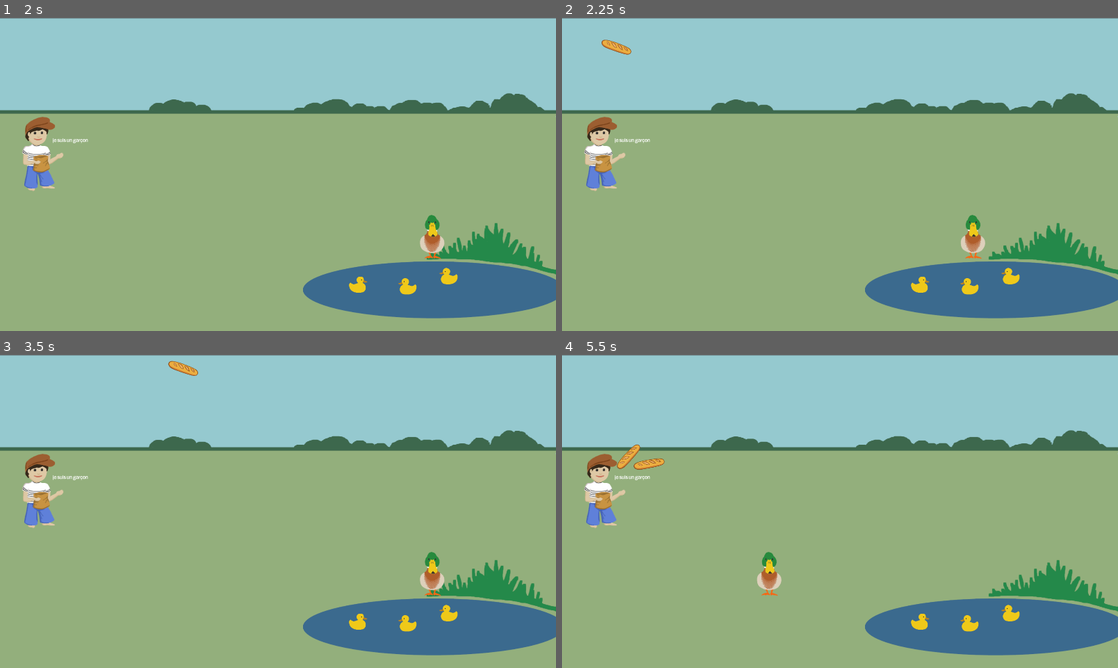
Above: before the commit, frames 1-4 (two rows, left to right).
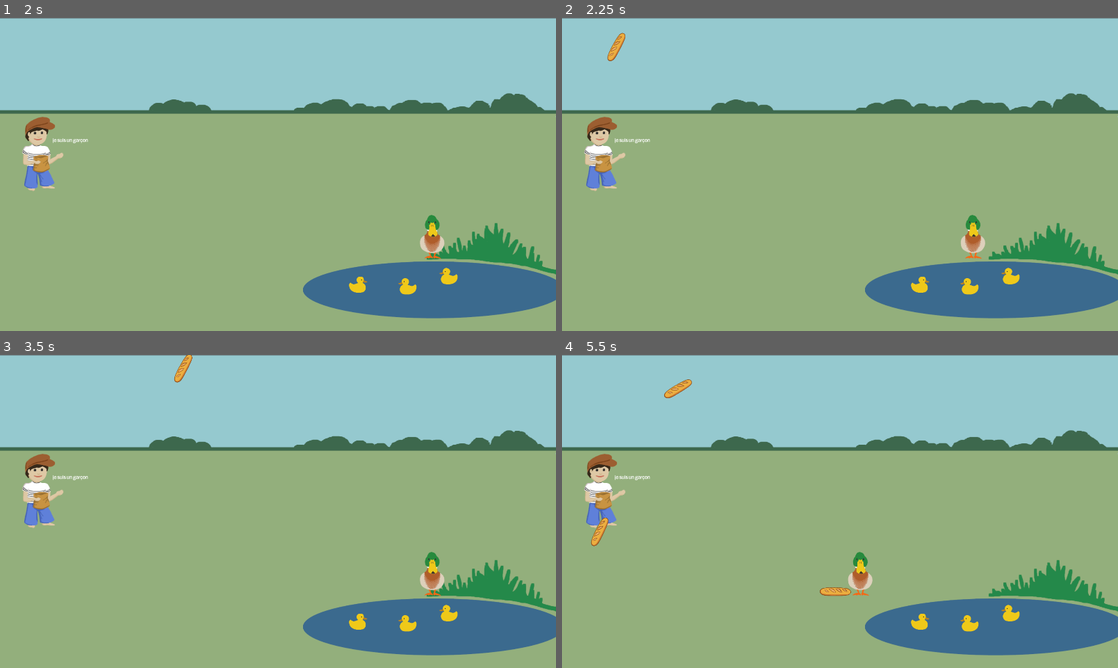
Above: after the commit, the same moments.

Repository: baguette-ballett/baguette-ballett
Game: Godot game, scene res://scenes/intro/intro.tscn
Two runs of this game, one before a commit and one after it. Both use one fixed random seed, a clock stepped at 60 frames per second and the inputs below.
Inputs:
- Up to frame 1 (2 s): click "Start" at 0.5 s; tap Enter (ui_accept) at 1.25, 1.52 s; hold Right (ui_right) from 1.28 s (still down)
- Up to frame 2 (2.25 s): release Right (ui_right) at 2.03 s; hold Left (ui_left) from 2.03 s (still down)
- Up to frame 3 (3.5 s): tap Enter (ui_accept) at 2.27 s; release Left (ui_left) at 2.78 s; hold Right (ui_right) from 2.78 s (still down)
- Up to frame 4 (5.5 s): tap Enter (ui_accept) at 3.77, 4.52, 5.27 s; release Right (ui_right) at 4.28 s; hold Left (ui_left) from 4.28 s (still down)

Frame 1 is identical in both runs. In frame 2, 0.2% of the frame differs, in the area x 7-13%, y 4-14%; in frame 3, 0.2%; in frame 4, 1.4%, in the area x 5-56%, y 7-78%.
Error after the commit: Parse Error: Identifier "Globals" not declared in the current scope. (res://scenes/baguette/baguette.gd:27)

Commit message:
Add global Joints Array

Diff:
--- a/scenes/baguette/baguette.gd
+++ b/scenes/baguette/baguette.gd
@@ -24,5 +24,6 @@
 		joint.node_a = body.get_path()
 		joint.node_b = self.get_path()
 		joint.position = self.global_position
+		Globals.jointBaguettes.append(joint)
 		get_tree().current_scene.add_child(joint)
 		has_collide = true
